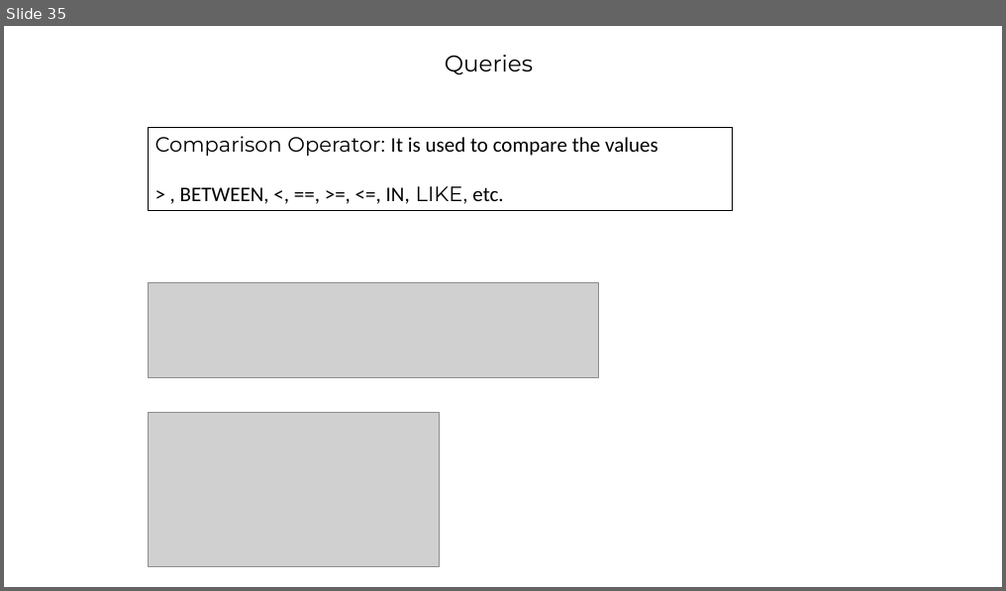
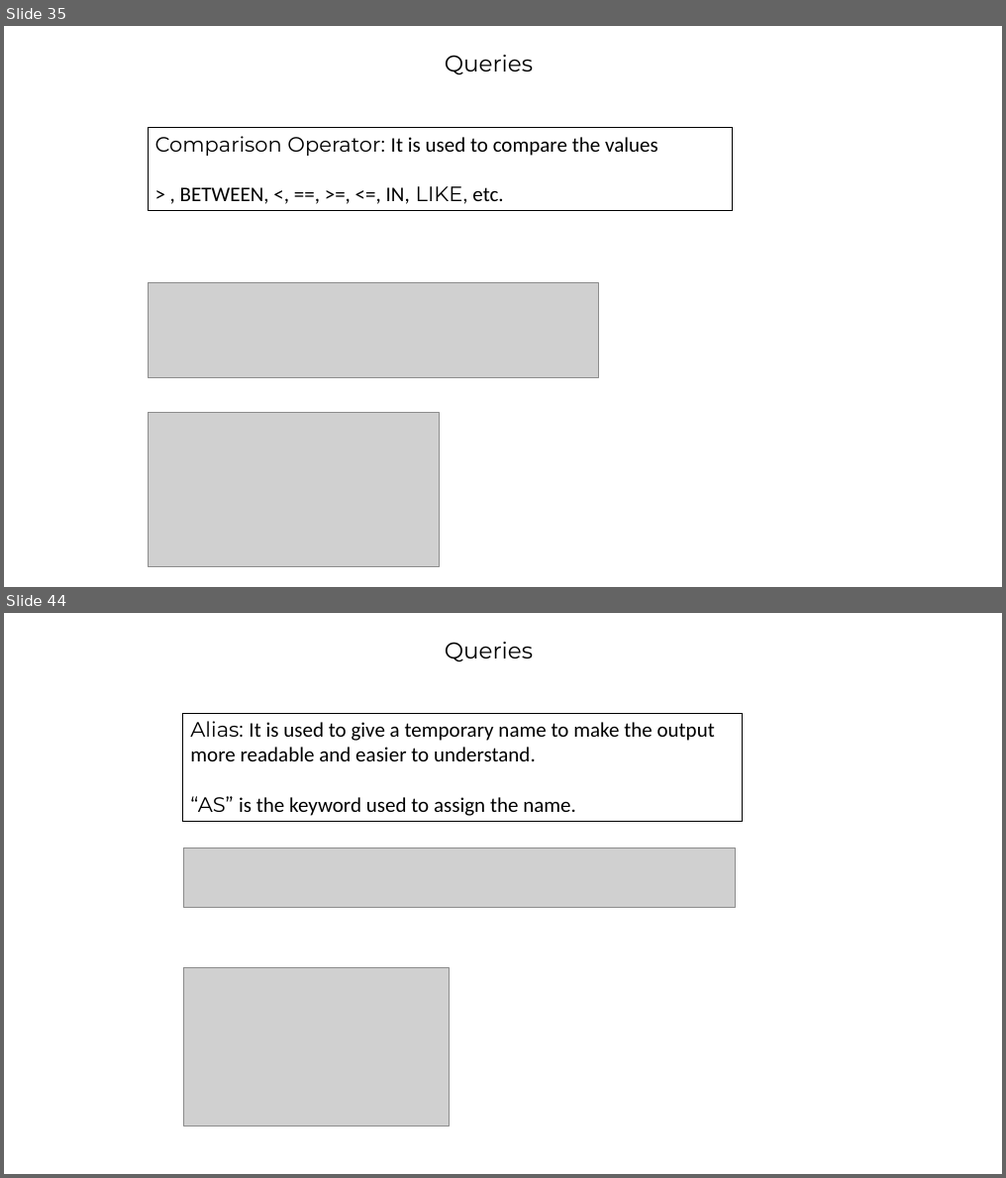
Before and after one commit to barrett28/1_IT-vedant, a slide deck: 4_sql/project''/hospital_management.pptx. Shown one above the other, each under a label of ours: slide 35 before the commit, slides 35 and 44 after it; the slides between them are not shown. The pictures are 1006x591 and 1006x1178 pixels, drawn with LibreOffice and Linux fonts; fonts in the diff are those of the drawing; grey boxes stand for pictures; background and template pictures are left out. Boxes give left, top, right and bottom in pixels: in the first picture for what was removed or moved away, otherwise in the second. Text is boxed around its words. In the diff, an @@ line names an element or a change of style, - is before the commit and + after.

```diff
--- a/4_sql/project''/hospital_management.pptx
+++ b/4_sql/project''/hospital_management.pptx
@@ slide 44 added at (4,613,1002,1174), background picture (left out) @@
@@ text added at (445,642,533,663), 22 pt, text #000000 @@
+Queries
@@ rectangle added at (183,713,742,822), outline #000000 0.75 pt, 20 pt, text #000000 @@
+Alias: It is used to give a temporary name to make the output more readable and easier to understand.
+“AS” is the keyword used to assign the name.
@@ picture added at (183,848,736,908) @@
@@ picture added at (183,967,450,1126) @@
```
Also in this commit, not shown: 1 slide changed, 19 other slides added, 1 slide removed, 37 other files.
